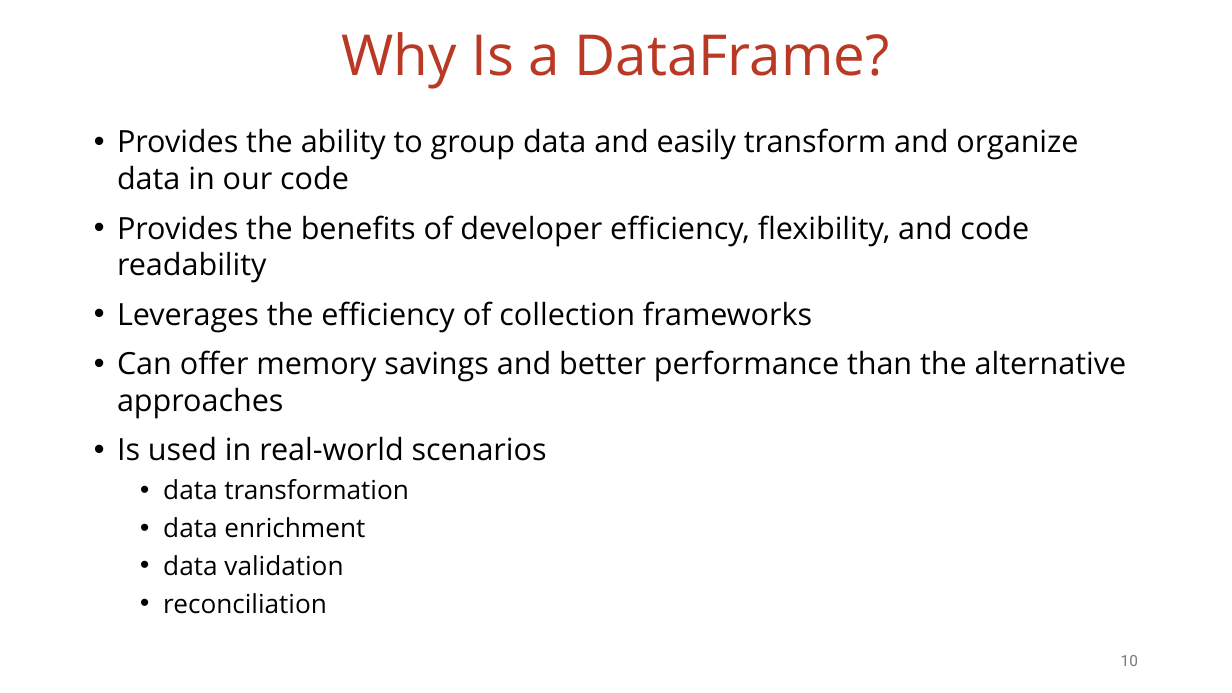
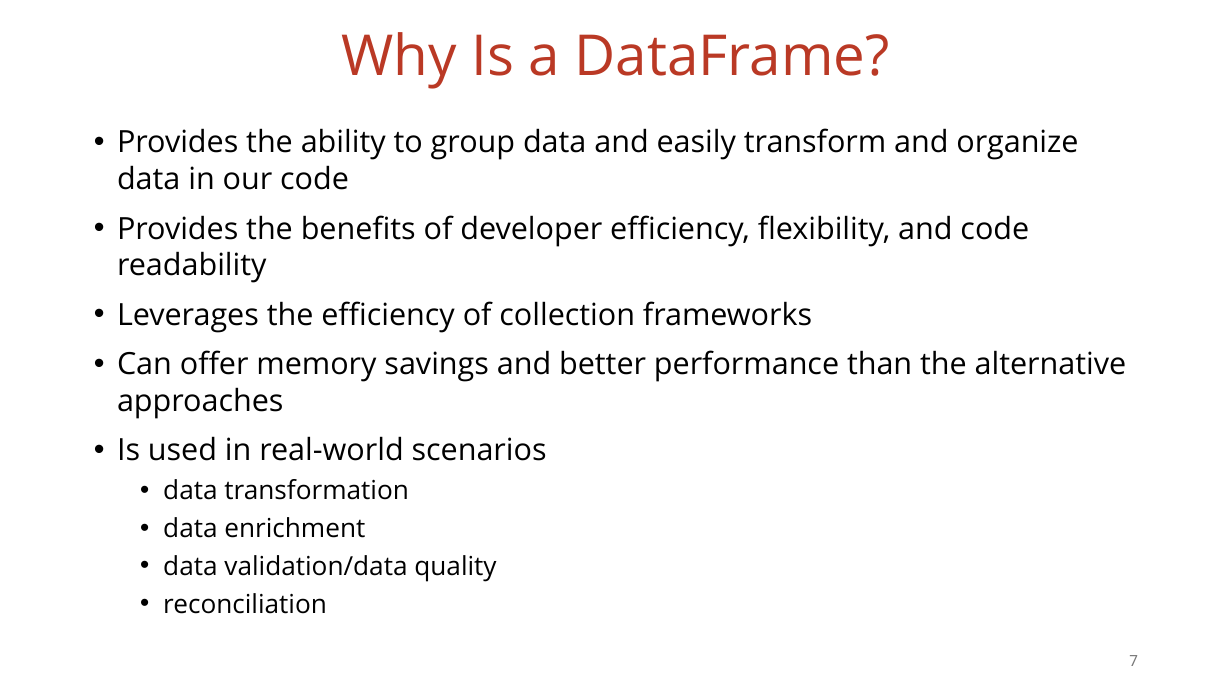
Before and after one commit to vmzakharov/missing-dataframe-talk, a slide deck: slide 7 of presentation/Missing_Dataframe_Short.pptx (slide 10 before the commit). Drawn at 1232x693 pixels with LibreOffice and Linux fonts; fonts in the diff are those of the drawing. Boxes give left, top, right and bottom in pixels: in the first picture for what was removed or moved away, otherwise in the second. Text is boxed around its words. In the diff, an @@ line names an element or a change of style, - is before the commit and + after.

```diff
--- a/presentation/Missing_Dataframe_Short.pptx
+++ b/presentation/Missing_Dataframe_Short.pptx
@@ text at (x1=163, y1=555, x2=496, y2=582): text changed @@
-  • data validation
+  • data validation/data quality
@@ page number at (x1=1129, y1=655, x2=1138, y2=666): text changed @@
-10
+7
```
Also in this commit, not shown: 13 other slides changed, 3 slides added, 1 other file.
